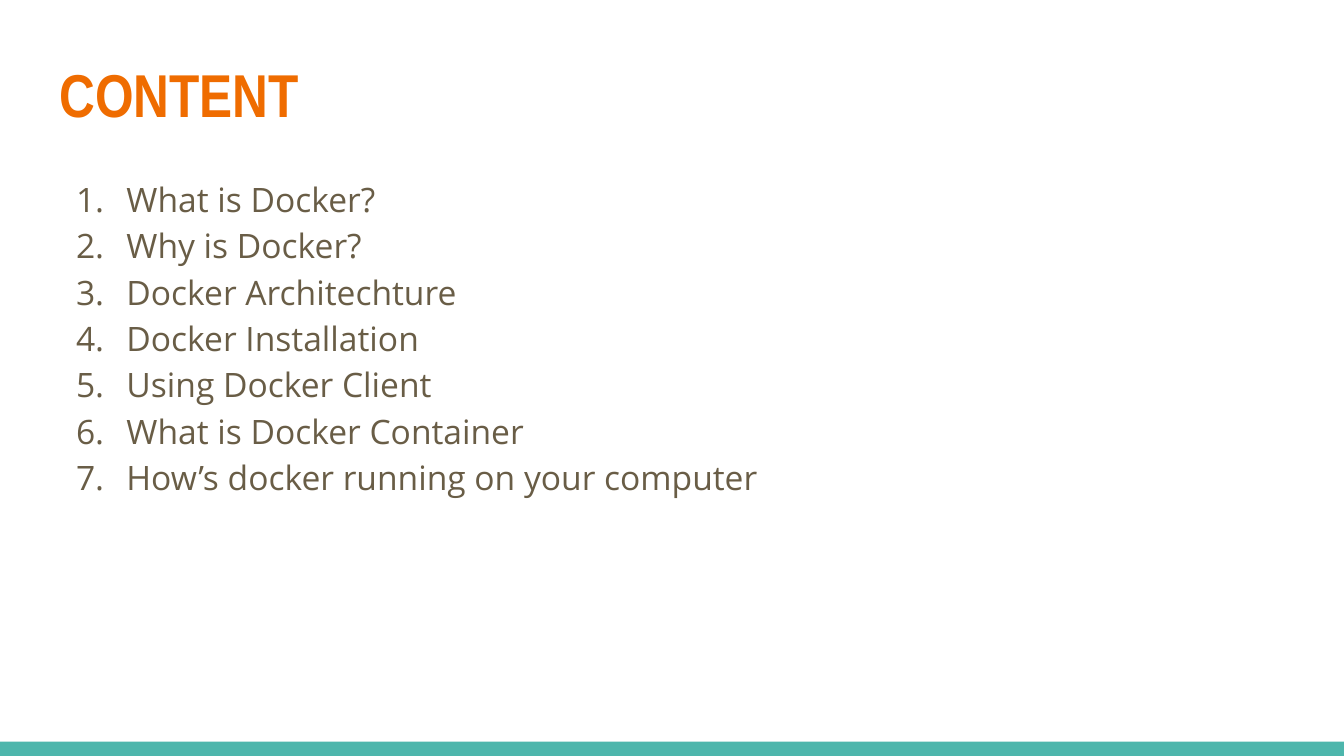
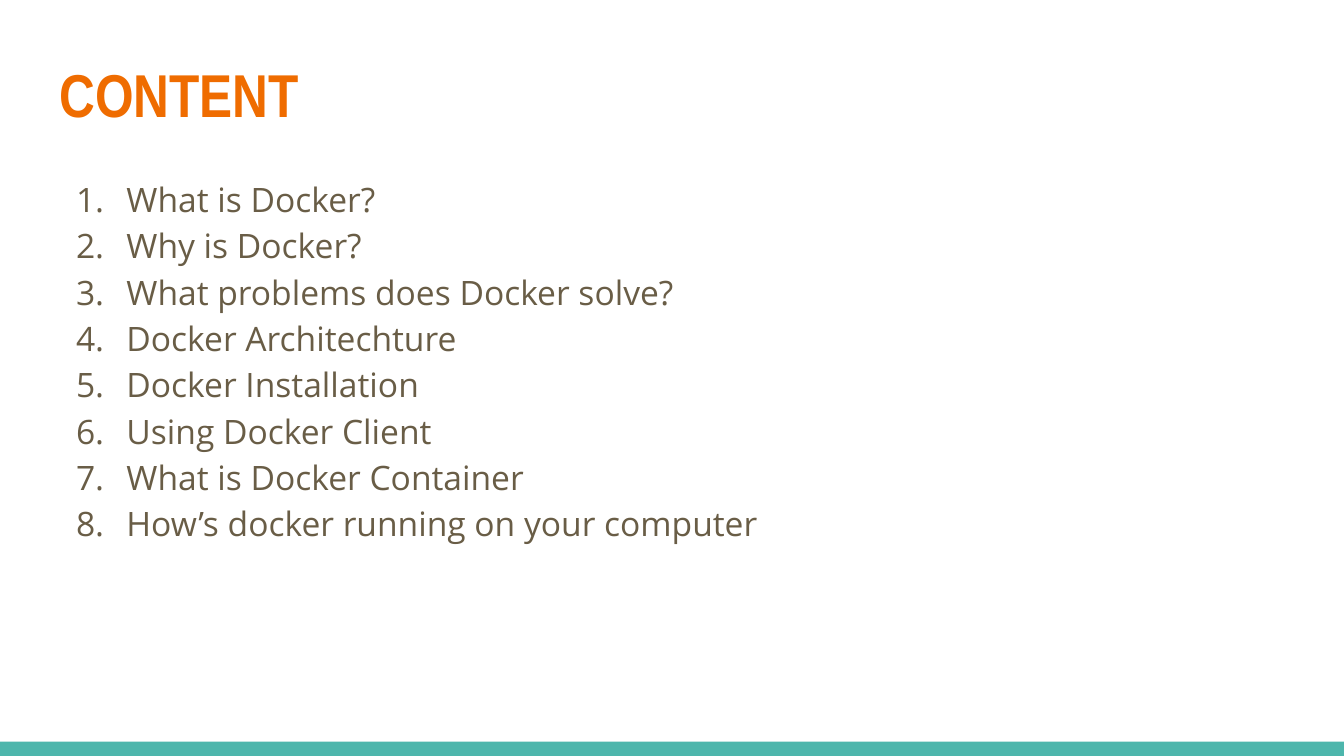
Before and after one commit to dinhhung09138/Learning-Example, a slide deck: slide 2 of docker/Docker - 01 - Basic.pptx. Drawn at 1344x756 pixels with LibreOffice and Linux fonts; fonts in the diff are those of the drawing. Boxes give left, top, right and bottom in pixels: in the first picture for what was removed or moved away, otherwise in the second. Text is boxed around its words. In the diff, an @@ line names an element or a change of style, - is before the commit and + after.

Commit message:
Docker introduction

```diff
--- a/docker/Docker - 01 - Basic.pptx
+++ b/docker/Docker - 01 - Basic.pptx
@@ text at (x1=126, y1=279, x2=673, y2=313): paragraph added @@
+3. What problems does Docker solve?
```
Also in this commit, not shown: 6 other slides changed, 4 slides added.
